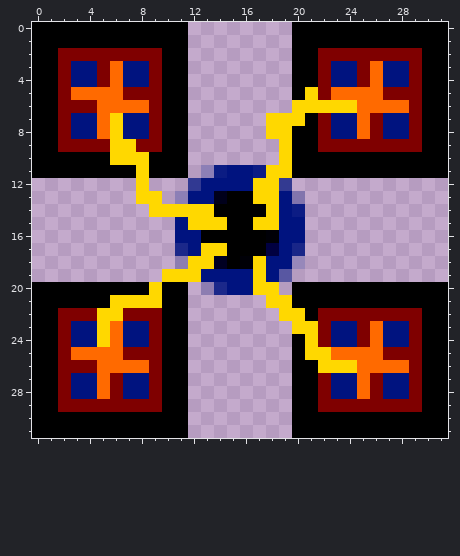
Two states of a pixel-art sprite, SimpleGame/res/pointer.png. Above, as it was before the edit.
The file is 32x32 pixels. Colours within 5 levels of each other are drawn and written as one.
Once edited:
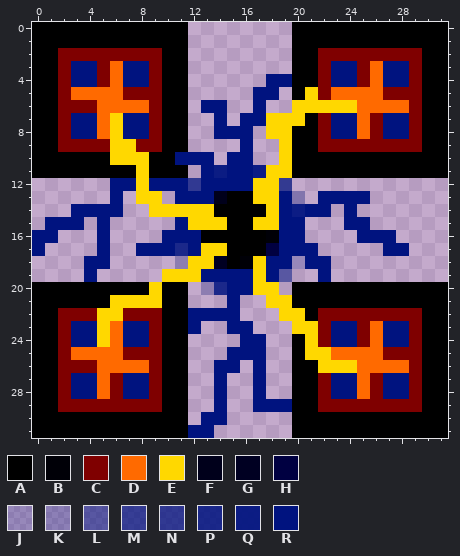
Palette (. is transparent): A #000000  B #000007  C #7f0000  D #ff6a00  E #ffd800  F #00001b  G #000022  H #000041  J #00137f3a  K #00137f49  L #00137f8c  M #00137fb7  N #00137fbf  P #00137fdc  Q #00137fef  R #00137f
Difference:
Changed rows in their new state; - is an unchanged pixel.
first column x 0:
 4 ------------------RR---------
 5 -----------------RR----------
 6 -------------RR--R-----------
 7 --------------R-RR-----------
 8 --------------RRR------------
 9 ----------------R------------
10 -----------RRR-RR------------
11 -------------R---------------
12 ------RR-RRR-----------------
13 ------R----R----------RRRR---
14 ---RRRR--------------RR-R----
15 -RRR-R------------------RR---
16 RR---R----R--------------RRR-
17 R----R--RRR---------RR-----RR
18 ----RR---------------RR------
19 ----R-----------------R------
21 ---------------R-------------
22 ------------RRRR-------------
23 ------------R--RR------------
24 ----------------RR-----------
25 ---------------RRR-----------
26 --------------RR-R-----------
27 --------------R--R-----------
28 --------------R--R-----------
29 --------------R--RRR---------
30 -------------RR--------------
31 ------------RR---------------
Pixel boxes of the changes (left, top, right, bottom) in both pictures:
changed: (32, 74, 292, 282)
changed: (292, 191, 409, 282)
added: (188, 295, 292, 438)
